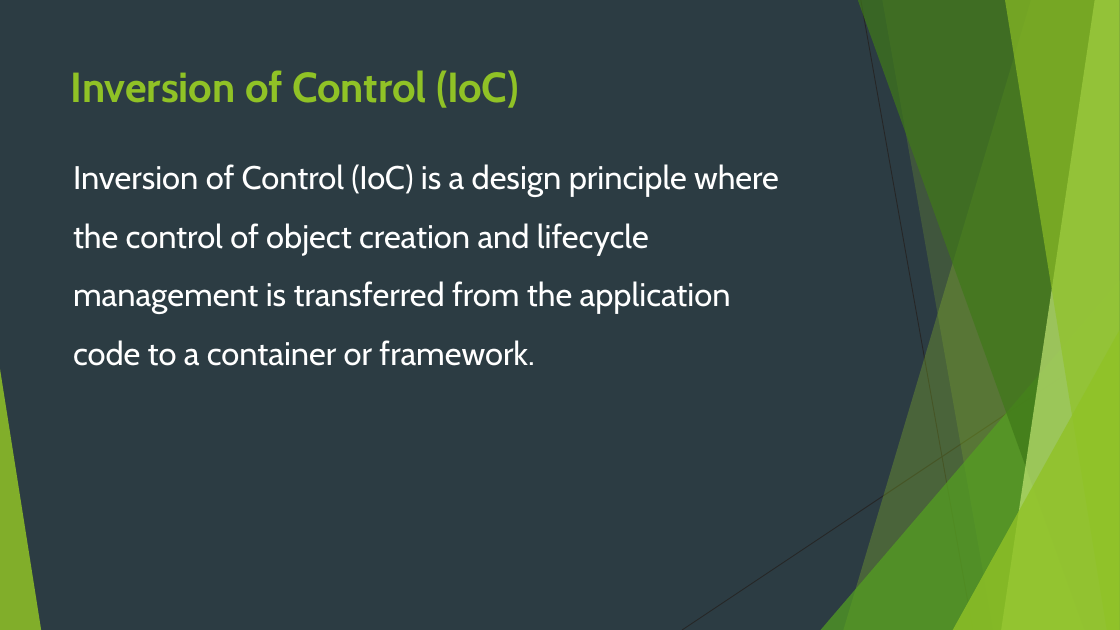
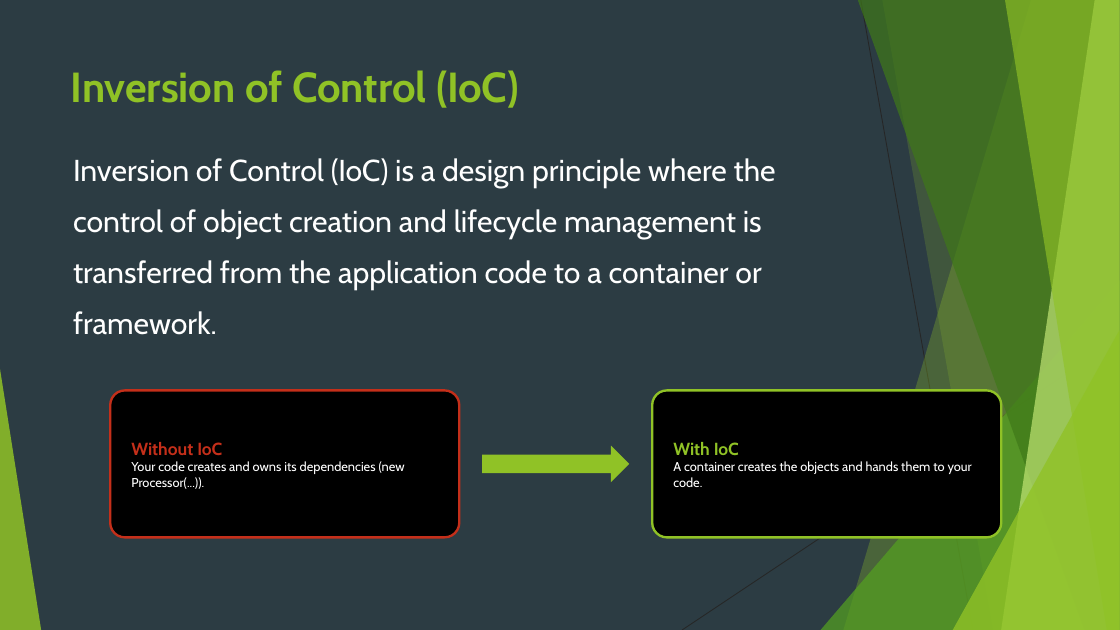
Before and after one commit to idanshal/sb-todo-app-tdp, a slide deck: slide 9 of course_data/presentations/practical_spring_boot_for_tdp.pptx (slide 7 before the commit). Drawn at 1120x630 pixels with LibreOffice and Linux fonts; fonts in the diff are those of the drawing. Boxes give left, top, right and bottom in pixels: in the first picture for what was removed or moved away, otherwise in the second. Text is boxed around its words. In the diff, an @@ line names an element or a change of style, - is before the commit and + after.

```diff
--- a/course_data/presentations/practical_spring_boot_for_tdp.pptx
+++ b/course_data/presentations/practical_spring_boot_for_tdp.pptx
@@ text "Inversion of Control (IoC) is ..." at (x1=73, y1=158, x2=776, y2=335): size 28 to 25.9 pt; line spacing 1.5 to 1.4 @@
@@ rounded rectangle added at (x1=110, y1=391, x2=460, y2=538), fill #000000, outline #C42F1A 2 pt, 11 pt, text #FFFFFF @@
+Without IoC
+Your code creates and owns its dependencies (new Processor(...)).
@@ rounded rectangle added at (x1=652, y1=391, x2=1002, y2=538), fill #000000, outline #90C226 2 pt, 11 pt, text #FFFFFF @@
+With IoC
+A container creates the objects and hands them to your code.
@@ right arrow added at (x1=482, y1=445, x2=629, y2=482), fill #90C226 @@
```
Also in this commit, not shown: 10 other slides changed, 3 slides added, 17 other files.
